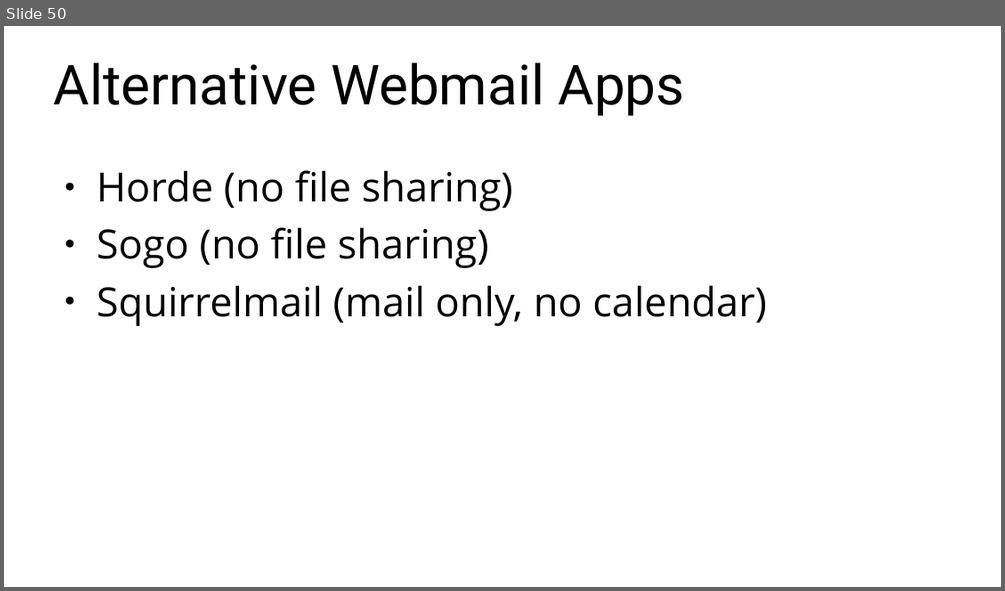
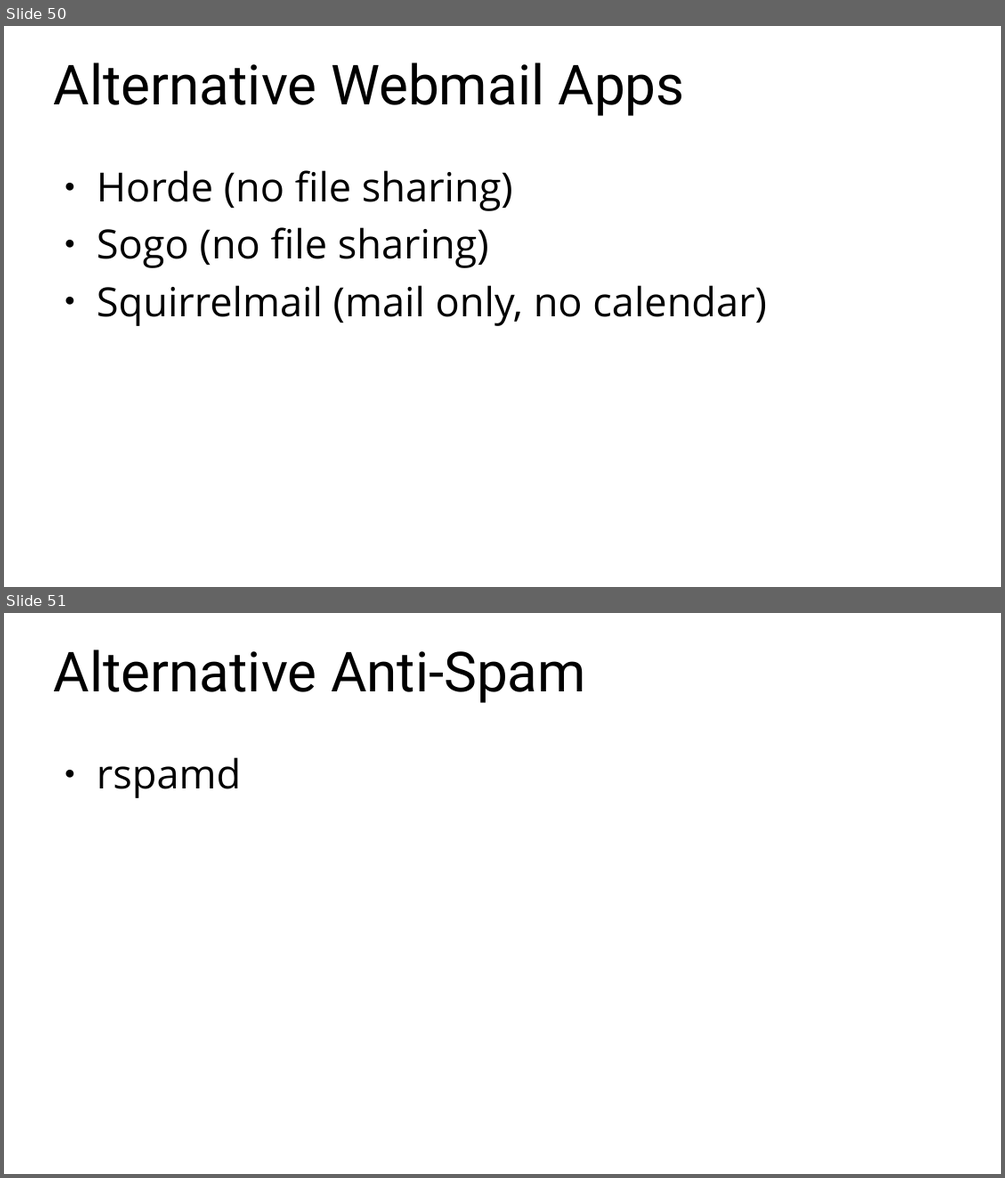
Before and after one commit to christian-moerz/eurobsdcon24, a slide deck: slides/mail server.odp. Shown one above the other, each under a label of ours: slide 50 before the commit, slides 50 and 51 after it. The pictures are 1005x591 and 1005x1178 pixels, drawn with LibreOffice and Linux fonts; fonts in the diff are those of the drawing. Boxes give left, top, right and bottom in pixels: in the first picture for what was removed or moved away, otherwise in the second. Text is boxed around its words. In the diff, an @@ line names an element or a change of style, - is before the commit and + after.

```diff
--- a/slides/mail server.odp
+++ b/slides/mail server.odp
@@ slide 51 added at (4, 613, 1001, 1174), background #FFFFFF @@
@@ title added at (54, 649, 586, 703), 44 pt, text #000000 @@
+Alternative Anti-Spam
@@ text added at (97, 757, 241, 798), 32 pt, text #000000 @@
+● rspamd
```
Also in this commit, not shown: 2 slides changed, 1 other slide added, 4 other files.
